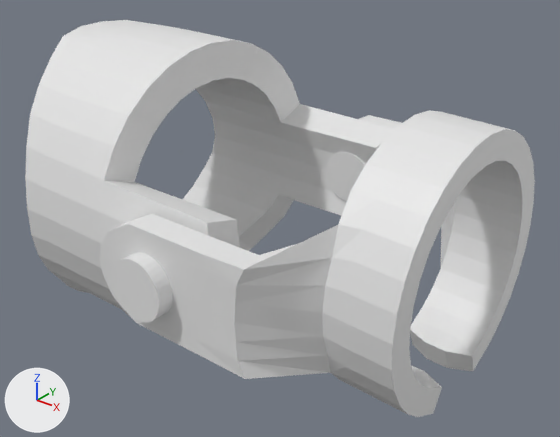
Renders of the Blender file cad_drawings/hand/hand.blend from each side of a commit.
Camera for both pictures: a 50 mm lens placed at (0.0836, -0.1184, 0.0407), pointed at (0.0407, -0.0648, 0.0075). The axes (+X, +Y, +Z) are drawn at lower left. The lights are the same throughout. The older version comes first. The same objects are shown in both versions, whatever each file hides.

The scene before the commit, as lines of its bpy script (objects in view):
```python
ob_cylinder_027 = bpy.data.objects.new('Cylinder.027', me_cylinder_006)
ob_cylinder_027.location = (0.04156, -0.08006, 0.00859)
ob_cylinder_027.rotation_euler = (0.0, 1.593, 1.571)  # degrees (0, 91, 90)
ob_cylinder_027.scale = (0.00274, 0.00272, 0.00417)
ob_cylinder_028 = bpy.data.objects.new('Cylinder.028', me_cylinder_006)
ob_cylinder_028.location = (0.04156, -0.05059, 0.00859)
ob_cylinder_028.rotation_euler = (0.0, 1.593, 1.571)  # degrees (0, 91, 90)
ob_cylinder_028.scale = (0.00274, 0.00272, 0.00387)
ob_pointing_a_002 = bpy.data.objects.new('pointing_a.002', me_cylinder_014)
ob_pointing_a_002.location = (0.02383, -0.06538, 0.00871)
ob_pointing_a_002.rotation_euler = (0.0, 1.593, 0.0)  # degrees (0, 91, 0)
ob_pointing_a_002.scale = (0.0121, 0.0121, 0.0073)
ob_pointing_c_002 = bpy.data.objects.new('pointing_c.002', me_cylinder_015)
ob_pointing_c_002.location = (0.06105, -0.06529, 0.00871)
ob_pointing_c_002.rotation_euler = (0.0, 4.734, 0.0)  # degrees (0, 271, 0)
ob_pointing_c_002.scale = (0.0083, 0.0083, 0.00444)
```
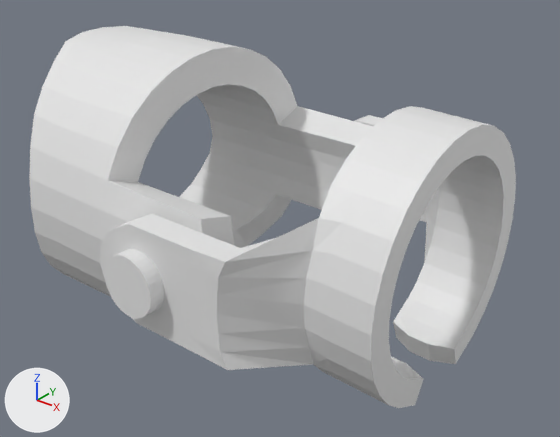
The edits, one by one:
me_cylinder_014 is used by ob_pointing_a_002; location (0.02383, -0.06538, 0.00871); rotation (0.0, 1.593, 0.0), in degrees (0, 91, 0); scale (0.0121, 0.0121, 0.0073).
me_cylinder_014 had 134 vertices, 98 faces and spanned x -0.95..0.99, y -0.95..0.95, z -1.01..3.09.
me_cylinder_014 now has 134 vertices, 98 faces and spans x -0.9..0.84, y -0.91..0.91, z -1.0..2.94.
me_cylinder_014 part 1: 134 of 134 vertices moved; they spanned x -0.95..0.99, y -0.95..0.95, z -1.01..3.09 and now span x -0.9..0.84, y -0.91..0.91, z -1.0..2.94; mean shift (-0.01, 0.0, -0.01).
me_cylinder_015 is used by ob_pointing_c_002; location (0.06105, -0.06529, 0.00871); rotation (0.0, 4.734, 0.0), in degrees (0, 271, 0); scale (0.0083, 0.0083, 0.00444).
me_cylinder_015 had 166 vertices, 126 faces and spanned x -1.18..1.18, y -1.8..1.8, z -0.05..5.77.
me_cylinder_015 now has 166 vertices, 126 faces and spans x -1.18..1.17, y -1.8..1.8, z 0.35..5.77.
me_cylinder_015 part 2: 152 of 166 vertices moved; they spanned x -1.18..1.18, y -1.8..1.8, z -0.05..3.7 and now span x -1.18..1.17, y -1.8..1.8, z 0.35..3.71; mean shift (0.0, 0.0, 0.37); largest move (0.22, 1.16, 1.45) -> (0.22, 1.16, 1.85).
Object 'Cylinder.027' (ob_cylinder_027) moves from (0.04156, -0.08006, 0.00859) to (0.04062, -0.08006, 0.00859).
Object 'Cylinder.028' (ob_cylinder_028) moves from (0.04156, -0.05059, 0.00859) to (0.04062, -0.05059, 0.00859).

Location of each change, [x1, y1, x2, y2] in pixels of the pictures (560 x 437 px):
'pointing_c.002', reshaped: before [99, 110, 535, 417]; after [99, 106, 516, 408]
'pointing_a.002', reshaped (7% narrower, 9% shorter): before [25, 20, 395, 316]; after [29, 26, 373, 296]
'Cylinder.027', moved: before [112, 252, 173, 323]; after [105, 249, 164, 319]
'Cylinder.028', moved: before [326, 152, 366, 201]; after [319, 163, 341, 185]
